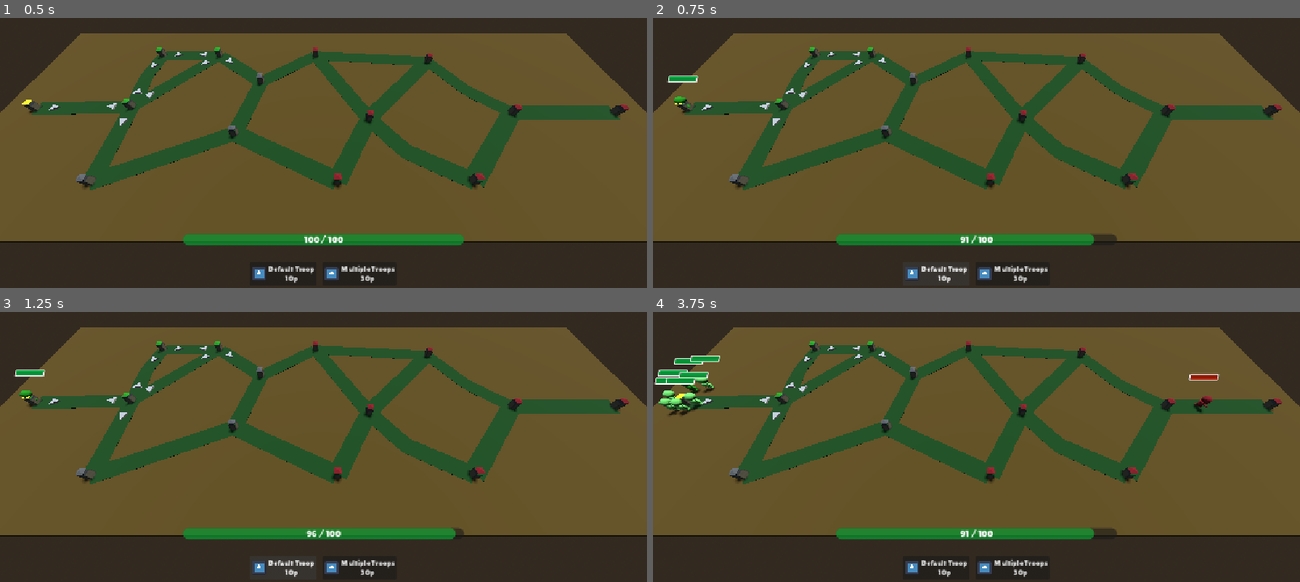
Above: before the commit, frames 1-4 (two rows, left to right).
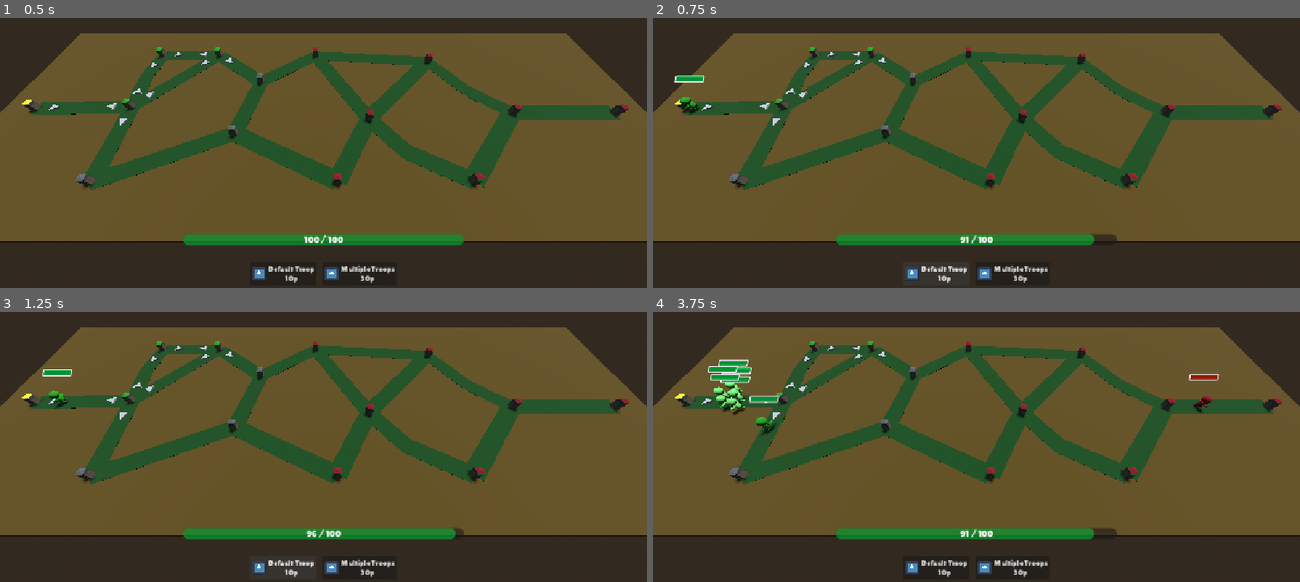
Above: after the commit, the same moments.

Repository: redd096/CrossCommunityGameJam2026
Game: Godot game, scene res://Scenes/game_scene_2.tscn
Two runs of this game, one before a commit and one after it. Both use one fixed random seed, a clock stepped at 60 frames per second and the inputs below. This scene is started directly instead of the project's main scene. The engine's default icon, where the game draws it, is replaced by a stand-in: a white triangle on a blue panel in a dark square.
Inputs (mouse positions are in pixels of both pictures, inside the frame that each line leads up to):
- Up to frame 1 (0.5 s): no input
- Up to frame 2 (0.75 s): click "Default Troop 10p" at 0.5 s
- Up to frame 3 (1.25 s): no input
- Up to frame 4 (3.75 s): click "Multiple Troops 30p" at 1.25 s; move the mouse to (944, 474) at 2.02 s; hold Up (ui_up) 2.03-3.53 s; click (944, 474) at 2.17 s; move the mouse to (1170, 455) at 2.77 s; tap Enter (ui_accept) at 3.02 s; move the mouse to (782, 344) at 3.52 s; hold Left (ui_left) from 3.53 s (still down)

Frame 1 is identical in both runs. In frame 2, 0.2% of the frame differs, in the area x 2-9%, y 21-36%; in frame 3, 0.4%; in frame 4, 2.1%, in the area x 0-20%, y 16-46%.

Commit message:
first path auto move

Diff:
--- a/Scripts/units/player/states/player_idle_state.gd
+++ b/Scripts/units/player/states/player_idle_state.gd
@@ -68,6 +68,10 @@
 	if current_node.selectedPath != null:
 		return current_node.selectedPath
 
+	# if there is only one path, move to it
+	if current_node.paths.size() == 1:
+		return current_node.paths[0]
+
 	# if there is only one path to a node that isn't already of the player, move to it
 	var paths_to_conquer: Array[MapPath] = current_node.paths.filter(_is_path_to_conquer)
 	if paths_to_conquer.size() == 1:
